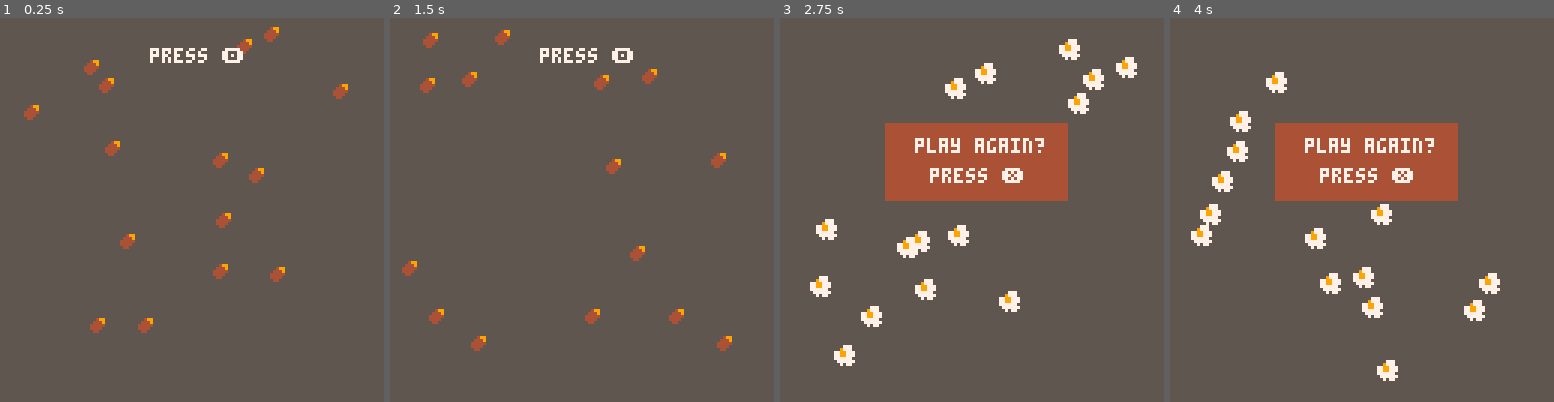
Above: before the commit, frames 1-4 (left to right).
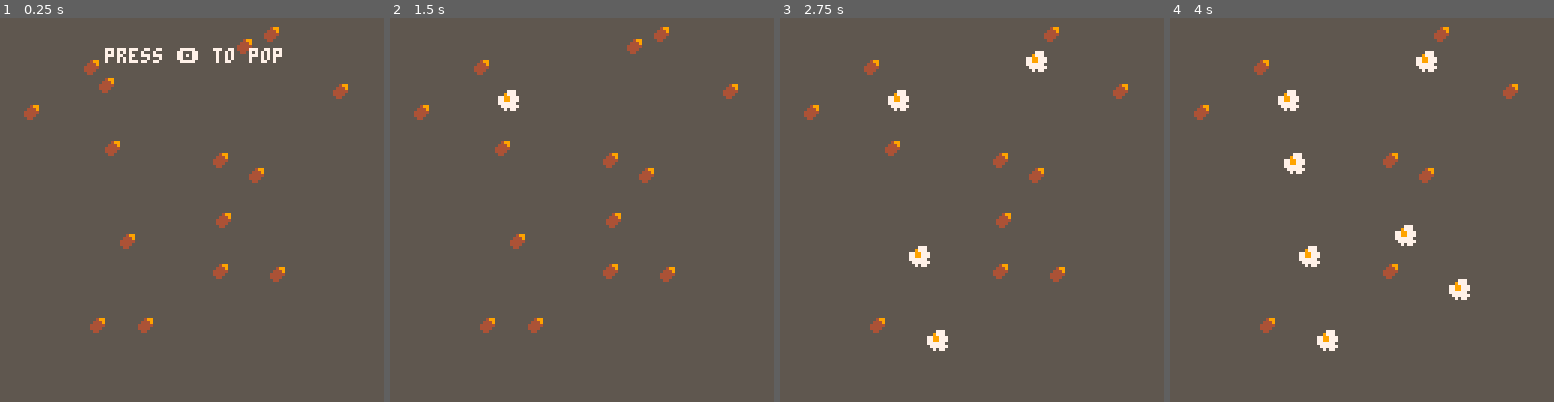
Above: after the commit, the same moments.

Repository: thoughtlesslabs/popper
Game: PICO-8 cartridge popper.p8
Same seed, same stepped clock (60 frames per second), same inputs: the game is played once before the commit and once after it.
Inputs:
- Up to frame 1 (0.25 s): no input
- Up to frame 2 (1.5 s): tap X (X key) at 0.33, 1.07 s; tap O (Z key) at 0.7 s
- Up to frame 3 (2.75 s): tap O (Z key) at 1.7, 2.1, 2.5 s; tap X (X key) at 1.85 s
- Up to frame 4 (4 s): tap O (Z key) at 2.9, 3.3, 3.7 s; tap X (X key) at 2.97 s

The runs differ from the first frame. In frame 1, 0.9% of the frame differs, in the area x 27-74%, y 7-12%; in frame 2, 3.8%; in frame 3, 14%; in frame 4, 15%, in the area x 5-91%, y 2-95%.

Commit message:
Added random number generator to pop kernels one at a time

Diff:
--- a/popper.p8
+++ b/popper.p8
@@ -24,6 +24,7 @@
 	mode="game"
 	kern()
 	pop=false
+	popcount = 0
 	if btnp(4) then
 		updatekern()
 	end
@@ -41,13 +42,17 @@
 end
 
 function updatekern()
-	if btnp(4) and pop==false then
-		for i=1,#x do
-			v[i]=false
-		end
- sfx(0)
- pop = true
-	end
+--	allpopped = false
+	if btnp(4) then
+			randnum=flr(rnd(#x+1))
+			if v[randnum]==false then
+			elseif v[randnum] then
+				v[randnum]=false
+				pop=true
+				sfx(0)
+				popcount+=1
+			end
+ end
 end
 
 function drawkern()
@@ -63,8 +68,8 @@
 	end
 
 	if not(pop) then
-		print("press 🅾️",50,10,7)
-	else
+		print("press 🅾️ to pop",35,10,7)
+	elseif popcount==#x then
 		retry()
 	end
 end
